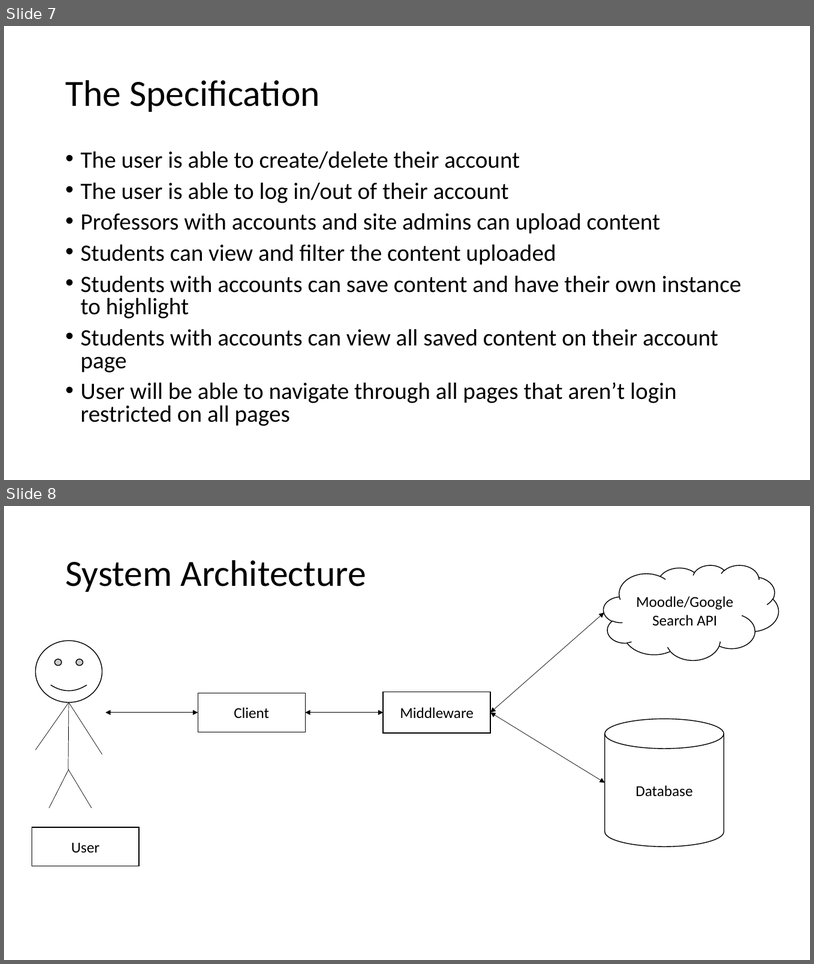
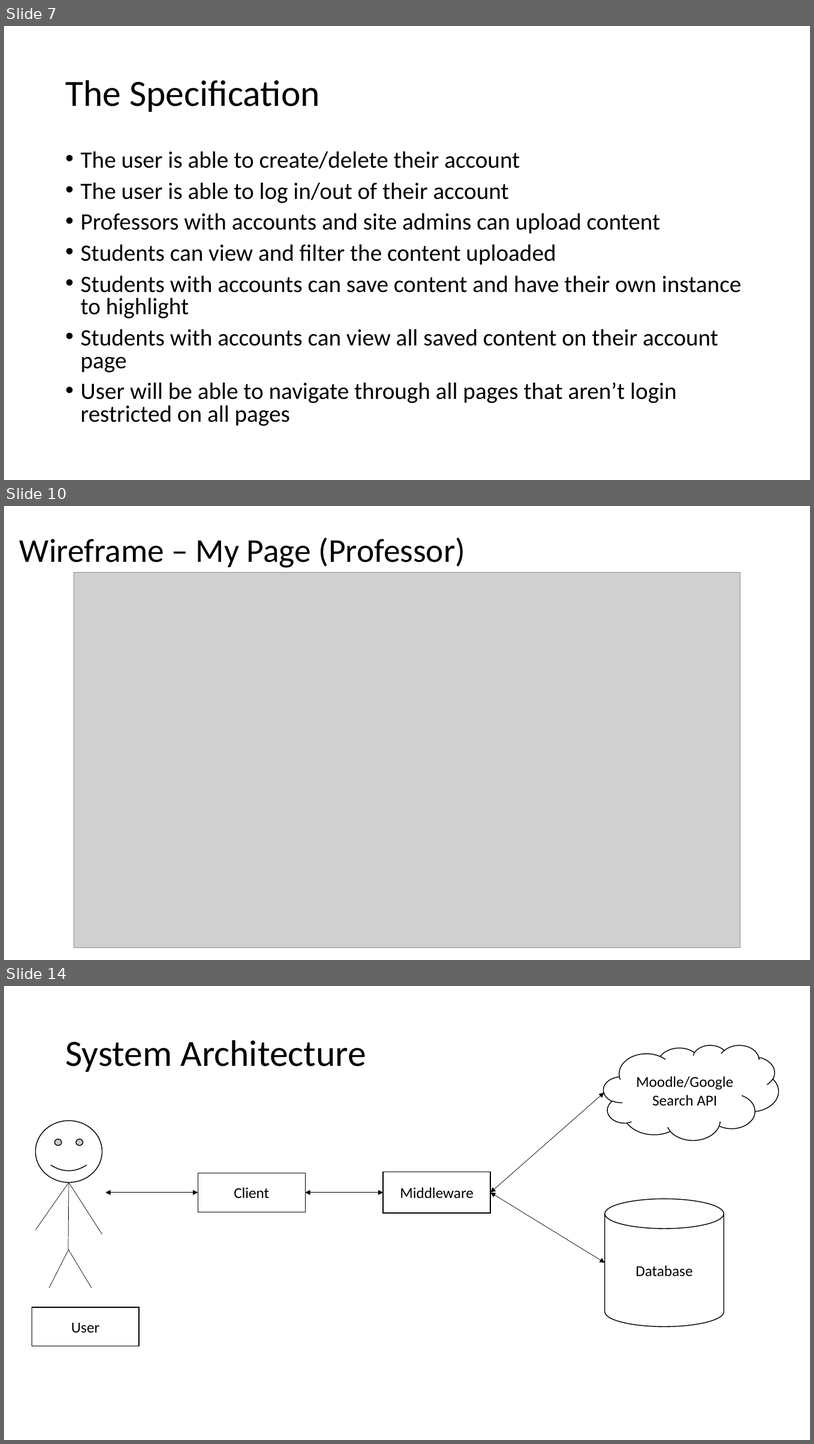
Before and after one commit to Ishitanarsiker/WAD2_GroupProject, a slide deck: DesignSpecification.pptx. Shown one above the other, each under a label of ours: slides 7 and 8 before the commit, slides 7, 10 and 14 after it; the slides between them are not shown. The pictures are 814x964 and 814x1444 pixels, drawn with LibreOffice and Linux fonts; fonts in the diff are those of the drawing; grey boxes stand for pictures. Boxes give left, top, right and bottom in pixels: in the first picture for what was removed or moved away, otherwise in the second. Text is boxed around its words. In the diff, an @@ line names an element or a change of style, - is before the commit and + after.

Commit message:
Finished ERD and associated Tables design.
+Add wireframes

```diff
--- a/DesignSpecification.pptx
+++ b/DesignSpecification.pptx
@@ slide 10 added at <box>4,506,810,960</box>, background #FFFFFF @@
@@ title added at <box>20,537,465,568</box>, 39.6 pt, text #000000 @@
+Wireframe – My Page (Professor)
@@ picture added at <box>74,572,740,947</box> @@
@@ what was slide 8 is now slide 14 @@
```
Also in this commit, not shown: 5 other slides added.
